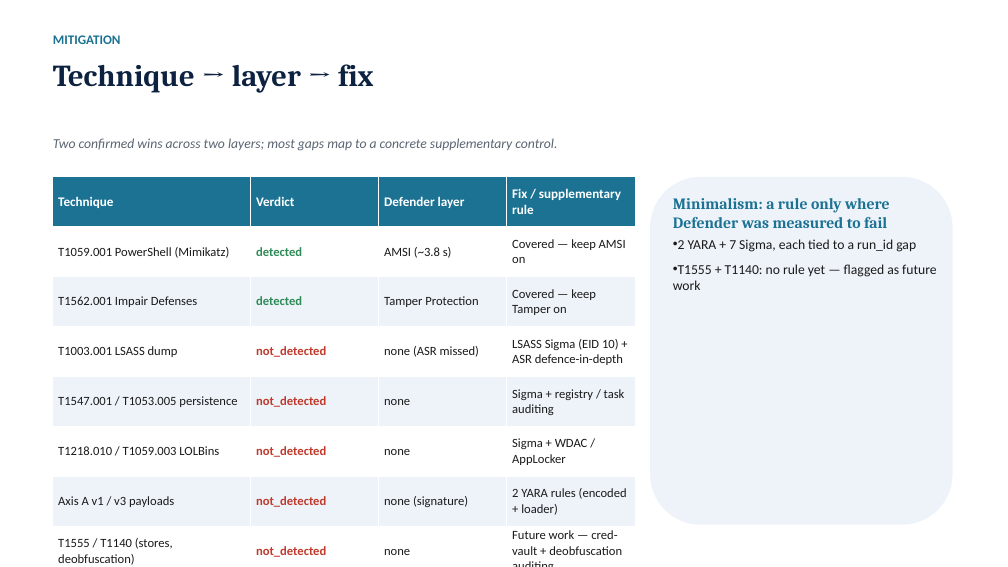
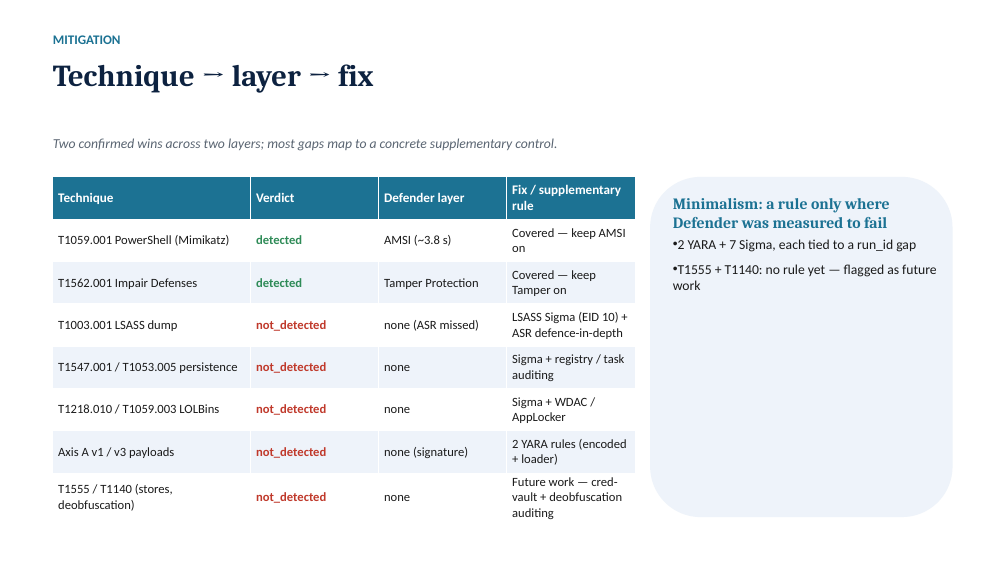
Before and after one commit to TonykRev/KTLT-Defender, a slide deck: slide 23 of report/KTLD_Slides.pptx. Drawn at 1008x567 pixels with LibreOffice and Linux fonts; fonts in the diff are those of the drawing. Boxes give left, top, right and bottom in pixels: in the first picture for what was removed or moved away, otherwise in the second. Text is boxed around its words. In the diff, an @@ line names an element or a change of style, - is before the commit and + after.

```diff
--- a/report/KTLD_Slides.pptx
+++ b/report/KTLD_Slides.pptx
@@ table: place and size @@
-table at [53, 177, 634, 567]
+table at [53, 177, 634, 523]
@@ rounded rectangle: place and size @@
-rounded rectangle at [650, 177, 953, 525]
+rounded rectangle at [650, 177, 953, 517]
```
Also in this commit, not shown: 5 other slides changed, 1 other file.
